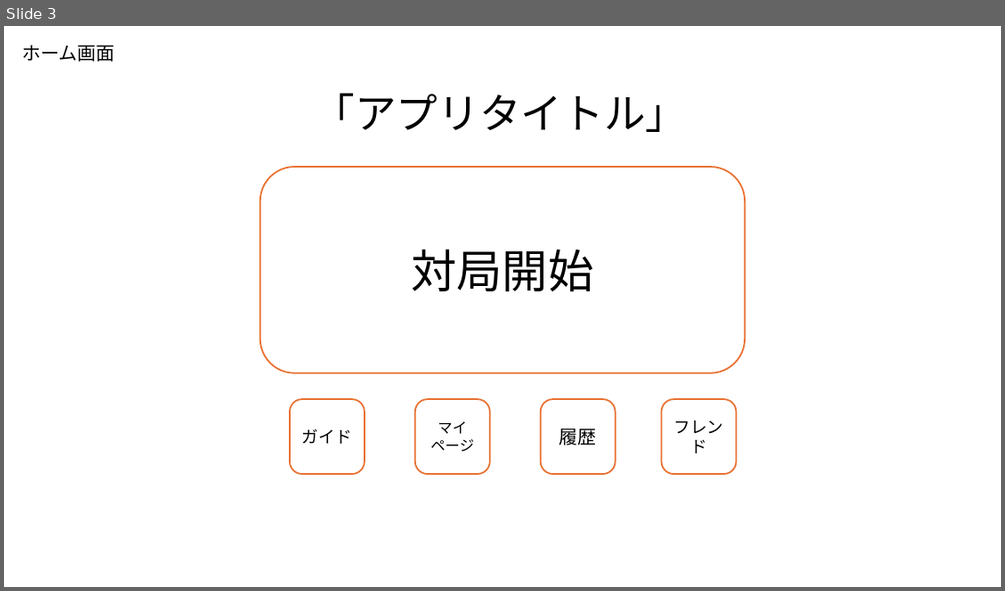
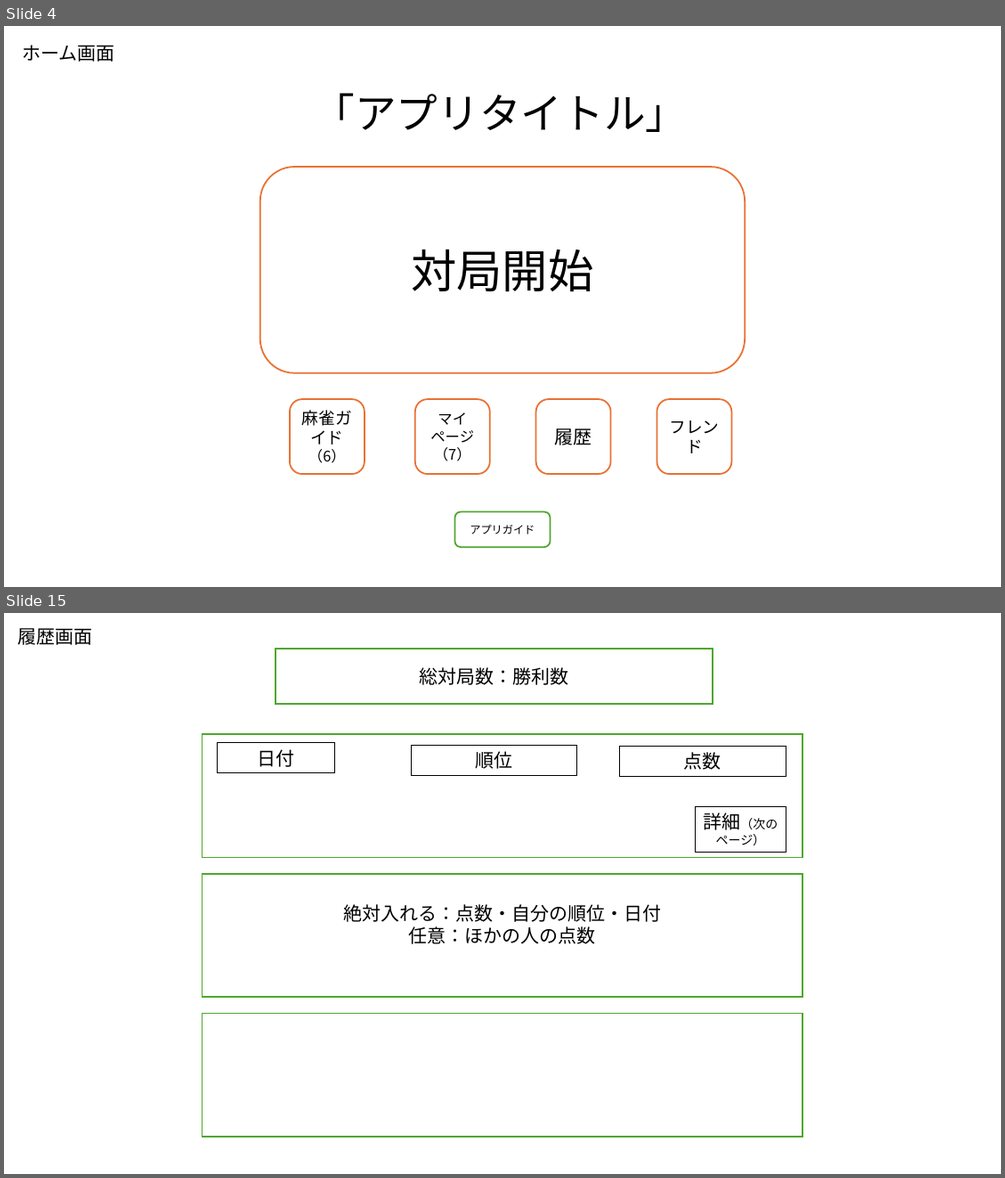
Before and after one commit to plusdojo2024/B5, a slide deck: doc/02_外部設計/外部設計_麻雀アプリ.pptx. Shown one above the other, each under a label of ours: slide 3 before the commit, slides 4 and 15 after it; the slides between them are not shown. The pictures are 1005x591 and 1005x1178 pixels, drawn with LibreOffice and Linux fonts; fonts in the diff are those of the drawing. Boxes give left, top, right and bottom in pixels: in the first picture for what was removed or moved away, otherwise in the second. Text is boxed around its words. In the diff, an @@ line names an element or a change of style, - is before the commit and + after.

```diff
--- a/doc/02_外部設計/外部設計_麻雀アプリ.pptx
+++ b/doc/02_外部設計/外部設計_麻雀アプリ.pptx
@@ slide 15 added at [4,613,1001,1174], background #FFFFFF @@
@@ text added at [17,628,92,645], 18 pt, text #000000 @@
+履歴画面
@@ rectangle added at [275,649,712,705], fill #FFFFFF, outline #4EA72E 1.5 pt, 18 pt, text #000000 @@
+総対局数：勝利数
@@ rectangle added at [202,734,802,858], fill #FFFFFF, outline #4EA72E 1.5 pt @@
@@ rectangle added at [217,743,335,773], outline #000000 0.75 pt, 18 pt, text #000000 @@
+日付
@@ rectangle added at [411,746,577,775], outline #000000 0.75 pt, 18 pt, text #000000 @@
+順位
@@ rectangle added at [619,747,786,776], outline #000000 0.75 pt, 18 pt, text #000000 @@
+点数
@@ rectangle added at [696,807,786,852], outline #000000 0.75 pt, 12 pt, text #000000 @@
+詳細（次のページ）
@@ rectangle added at [202,874,802,997], fill #FFFFFF, outline #4EA72E 1.5 pt, 18 pt, text #000000 @@
+絶対入れる：点数・自分の順位・日付
+任意：ほかの人の点数
@@ rectangle added at [202,1013,802,1136], fill #FFFFFF, outline #4EA72E 1.5 pt @@
@@ what was slide 3 is now slide 4 @@
@@ slide 4 changed as well @@
@@ rounded rectangle "履歴": place and size @@
-rounded rectangle "履歴" at [541,399,615,474]
+rounded rectangle "履歴" at [535,399,610,474]
@@ rounded rectangle "フレンド": place and size @@
-rounded rectangle "フレンド" at [662,399,736,474]
+rounded rectangle "フレンド" at [657,399,732,474]
@@ text in rounded rectangle at [302,410,352,463]: text changed @@
-ガイド
+麻雀ガイド（6）
@@ text in rounded rectangle at [434,447,471,461]: paragraph added @@
+（7）
@@ rounded rectangle added at [455,511,550,547], fill #FFFFFF, outline #4EA72E 1.5 pt, 10.5 pt, text #000000 @@
+アプリガイド
```
Also in this commit, not shown: 2 other slides changed, 16 other slides added.
